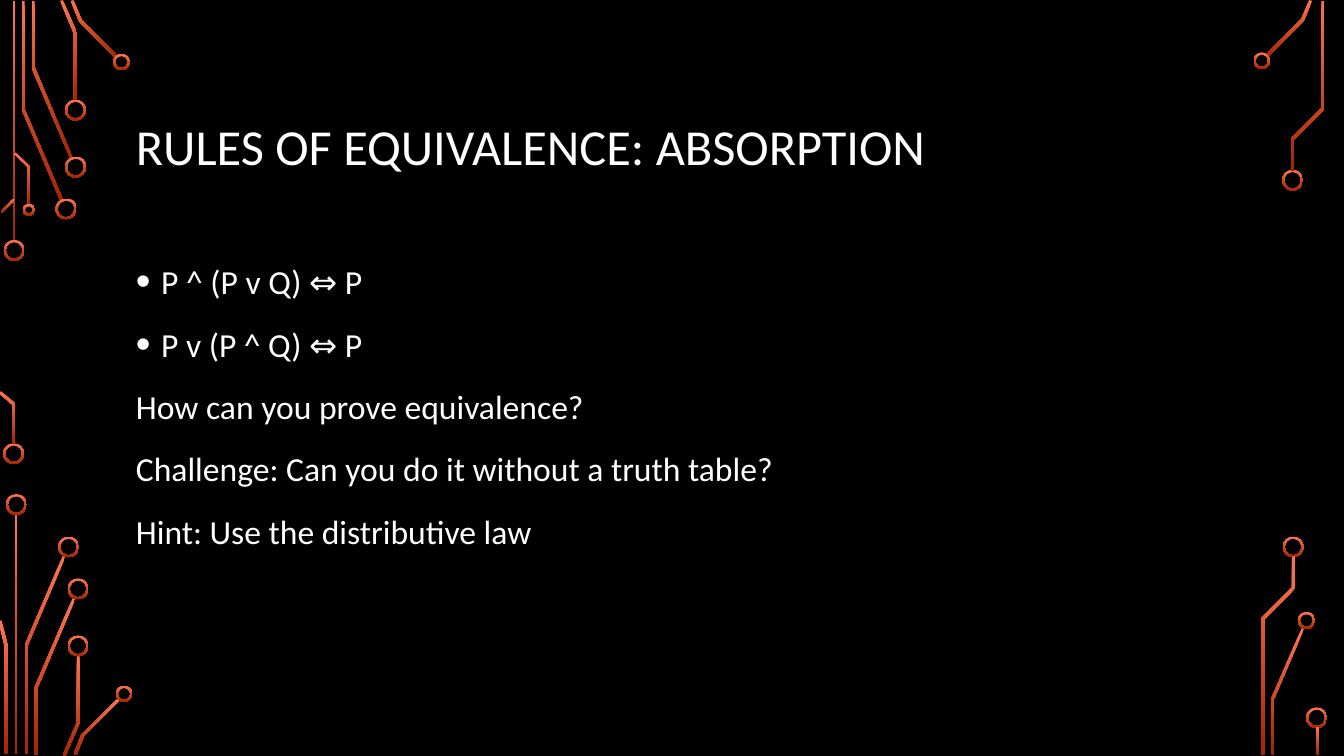
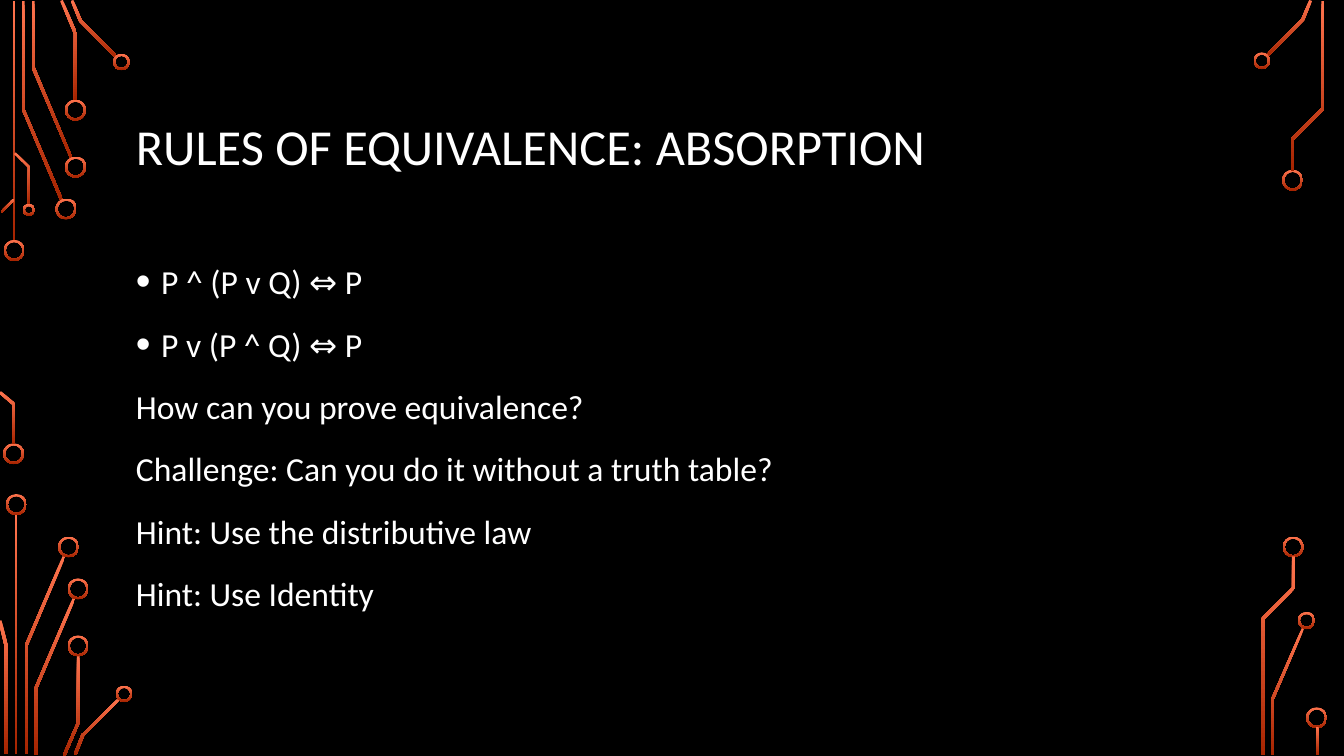
Before and after one commit to jameswilson281/CIS7---Discrete-Structures, a slide deck: slide 11 of Lectures/Lecture 3 - 20170906 Logic Laws.pptx. Drawn at 1344x756 pixels with LibreOffice and Linux fonts; fonts in the diff are those of the drawing; background and template pictures are left out. Boxes give left, top, right and bottom in pixels: in the first picture for what was removed or moved away, otherwise in the second. Text is boxed around its words. In the diff, an @@ line names an element or a change of style, - is before the commit and + after.

```diff
--- a/Lectures/Lecture 3 - 20170906 Logic Laws.pptx
+++ b/Lectures/Lecture 3 - 20170906 Logic Laws.pptx
@@ text at (136,582,374,612): paragraph added @@
+Hint: Use Identity
```
Also in this commit, not shown: 3 slides added, 2 other files.
